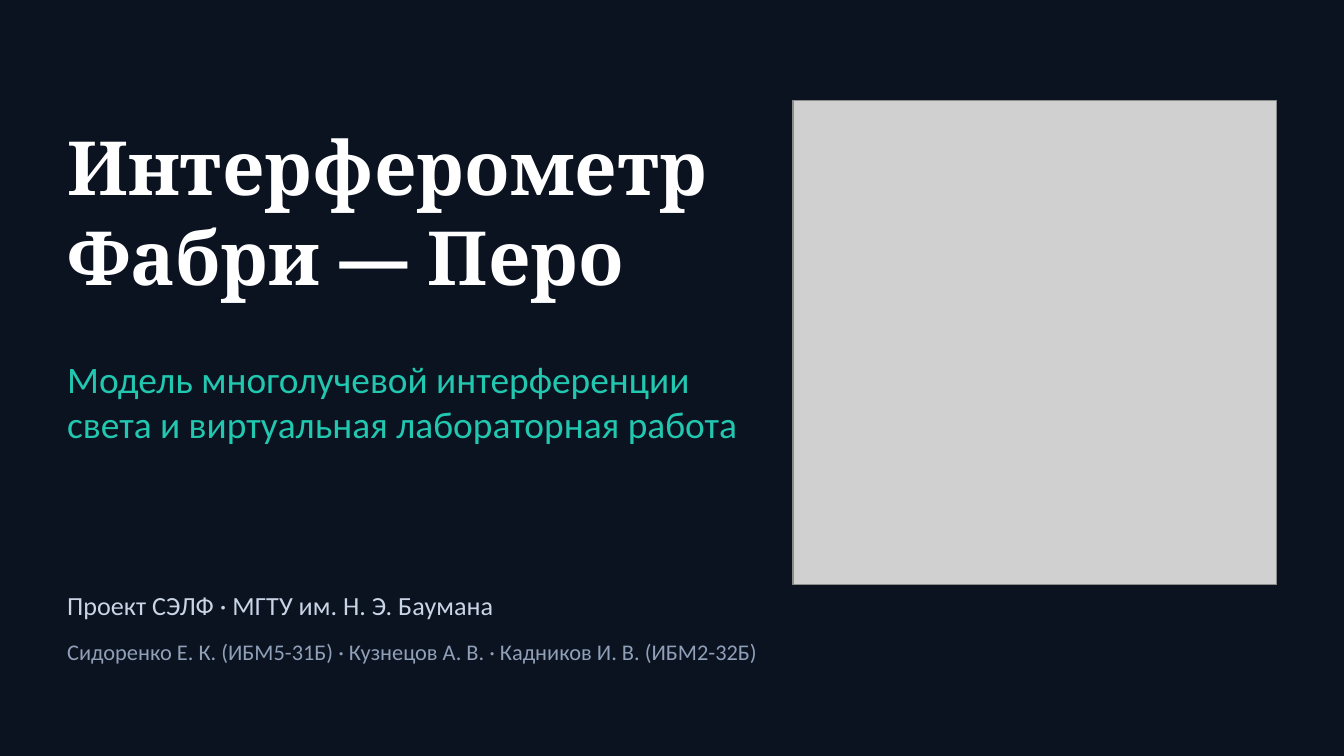
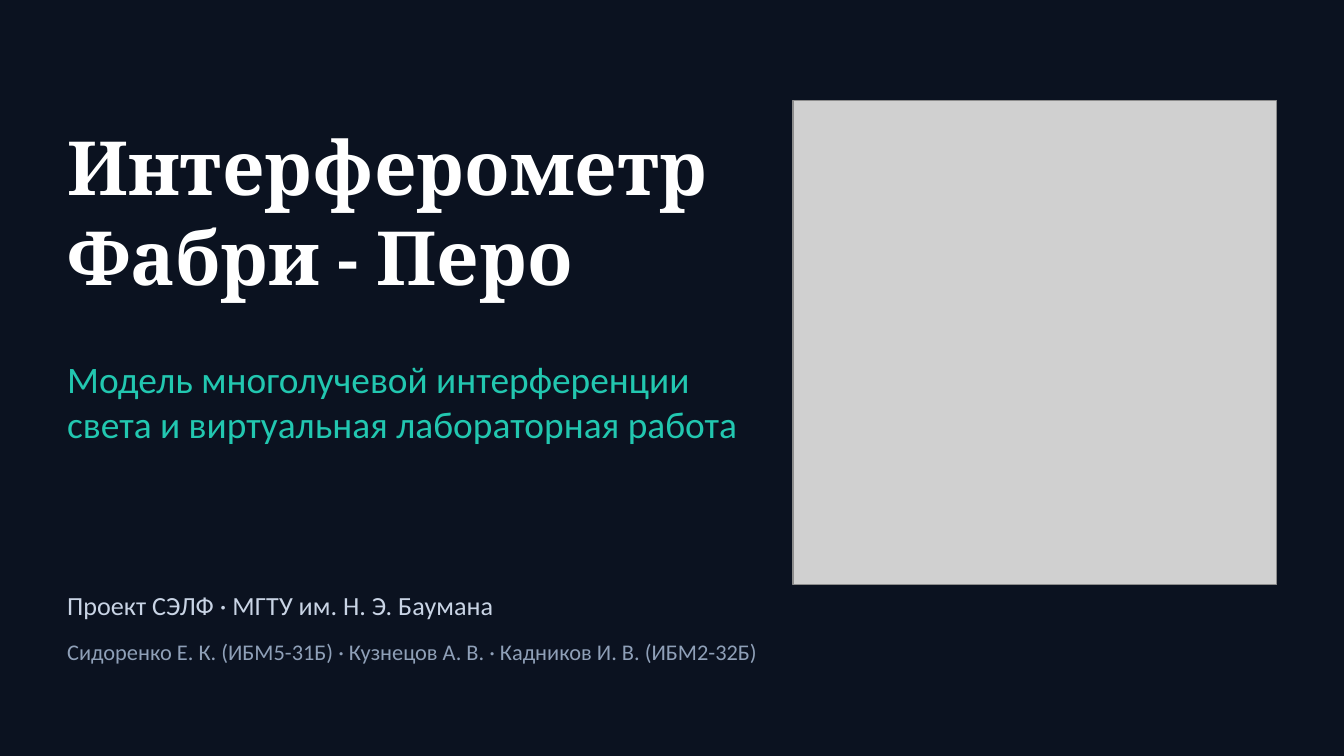
Before and after one commit to rookspooks-blip/fabry-pertotq, a slide deck: slide 1 of docs/politehnika/prezentaciya.pptx. Drawn at 1344x756 pixels with LibreOffice and Linux fonts; fonts in the diff are those of the drawing; grey boxes stand for pictures. Boxes give left, top, right and bottom in pixels: in the first picture for what was removed or moved away, otherwise in the second. Text is boxed around its words. In the diff, an @@ line names an element or a change of style, - is before the commit and + after.

```diff
--- a/docs/politehnika/prezentaciya.pptx
+++ b/docs/politehnika/prezentaciya.pptx
@@ text at <box>67,227,573,303</box>: text changed @@
-Фабри — Перо
+Фабри - Перо
```
Also in this commit, not shown: 6 other slides changed, 1 slide added, 1 slide removed, 3 other files.
